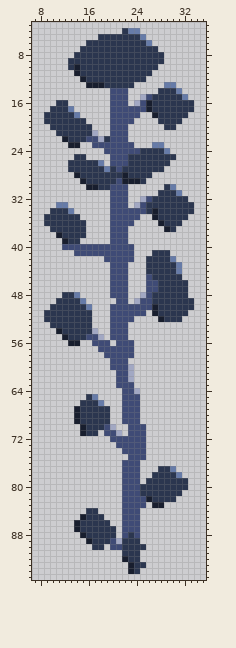
Edited in one commit: pixel-art file (game/resources/objects/tree.aseprite). Above is the file before it was changed.
48x96 pixels, 1 frame. Shown: x 7..35, y 3..95.
New version:
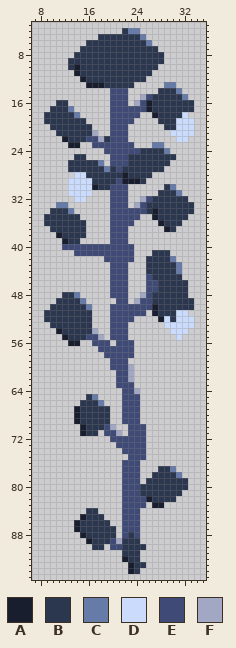
Palette (. is transparent): A #181e2e  B #2b364f  C #667ba8  D #cbdbfc  E #3f4b76  F #a2a8c3
Diff:
y 18: x 32 B -> D
y 19: x 31..33 B.. -> DDD
y 20: x 31..33 ... -> DDD
y 21: x 30..33 .... -> DDDD
y 22: x 31..32 .. -> DD
y 28: x 14..15 AB -> DD
y 29: x 13..16 ..AB -> DDDD
y 30: x 13..16 ...A -> DDDD
y 31: x 13..16 .... -> DDDD
y 32: x 14..15 .. -> DD
y 51: x 31..32 BB -> DD
y 52: x 29 B -> D; x 31..33 B.. -> DDD
y 53: x 29..33 ..... -> DDDDD
y 54: x 30..32 ... -> DDD
y 55: x 31 . -> D
Pixel boxes of the changes (left, top, right, bottom) in both pictures:
changed: (170, 112, 194, 142)
changed: (68, 172, 92, 202)
changed: (164, 310, 194, 340)
